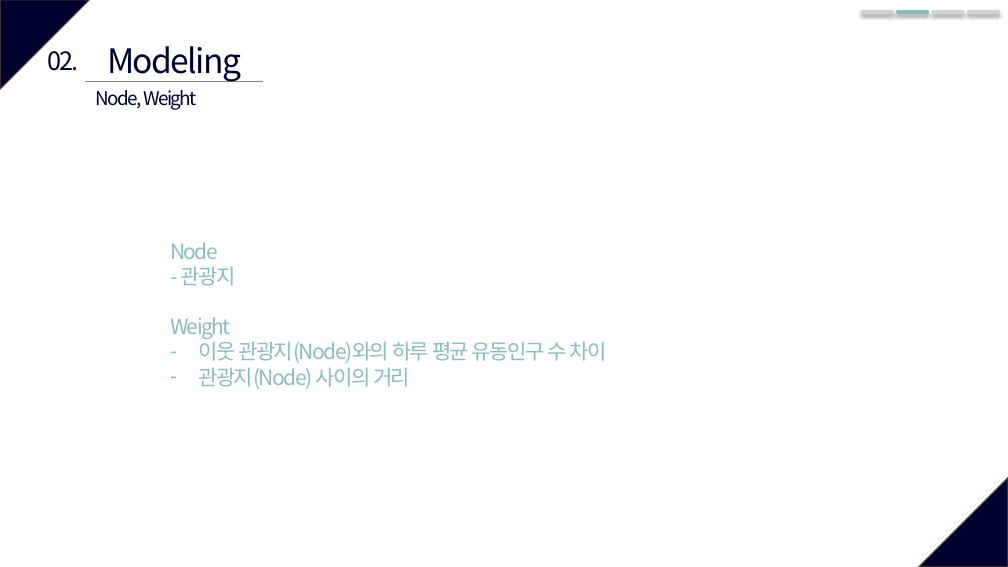
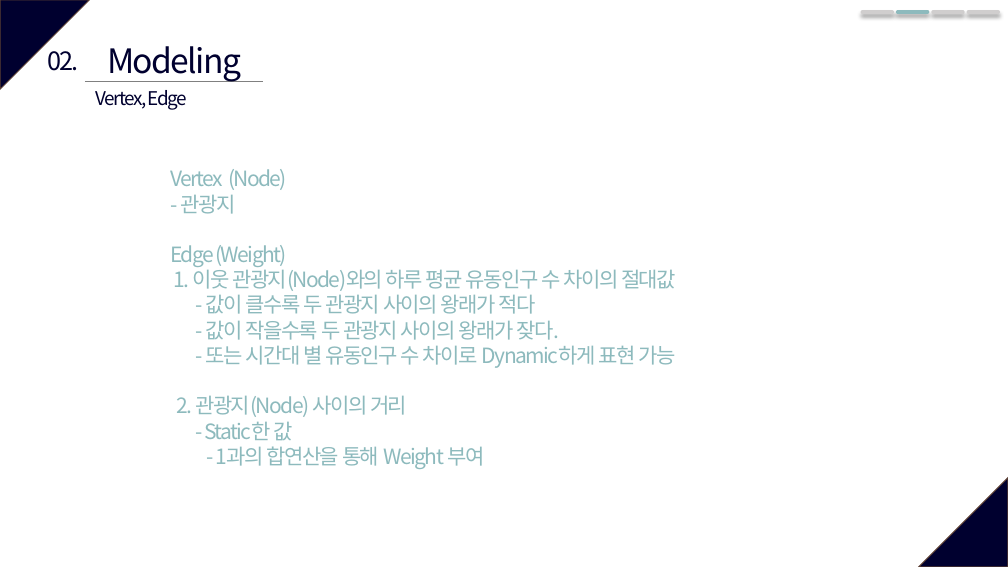
Before and after one commit to AgwaB/-CAU-Data-Structure-Design, a slide deck: slide 8 of 자료구조설계.pptx (slide 7 before the commit). Drawn at 1008x567 pixels with LibreOffice and Linux fonts; fonts in the diff are those of the drawing. Boxes give left, top, right and bottom in pixels: in the first picture for what was removed or moved away, otherwise in the second. Text is boxed around its words. In the diff, an @@ line names an element or a change of style, - is before the commit and + after.

Commit message:
modify

```diff
--- a/자료구조설계.pptx
+++ b/자료구조설계.pptx
@@ text at [96,90,187,110]: text changed @@
-Node, Weight
+Vertex, Edge
@@ text "Vertex (Node)": place and size @@
-text "Vertex (Node)" at [170,242,607,389]
+text "Vertex (Node)" at [170,169,676,469]
@@ text at [170,169,287,190]: text changed @@
-Node
+Vertex (Node)
@@ text at [170,245,676,469]: text changed @@
-Weight
-– 이웃 관광지(Node)와의 하루 평균 유동인구 수 차이
-– 관광지(Node) 사이의 거리
+Edge (Weight)
+1. 이웃 관광지(Node)와의 하루 평균 유동인구 수 차이의 절대값
+- 값이 클수록 두 관광지 사이의 왕래가 적다
+- 값이 작을수록 두 관광지 사이의 왕래가 잦다.
+- 또는 시간대 별 유동인구 수 차이로 Dynamic하게 표현 가능
+2. 관광지(Node) 사이의 거리
+- Static한 값
+- 1과의 합연산을 통해 Weight 부여
```
Also in this commit, not shown: 4 other slides changed, 4 slides added.
